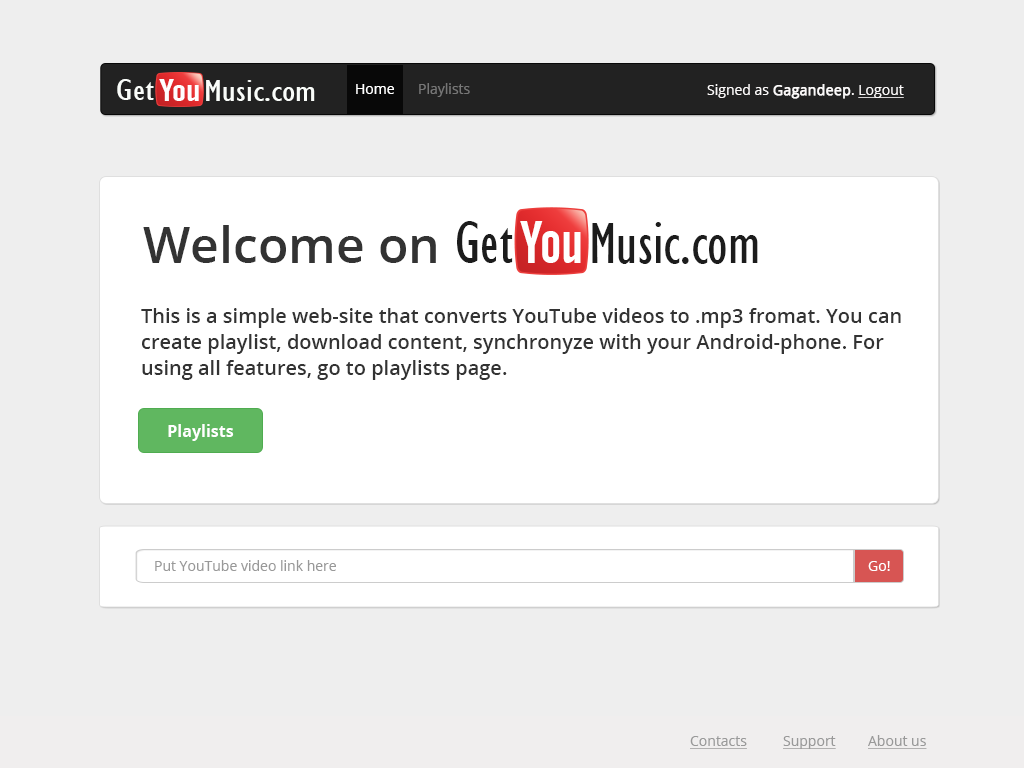
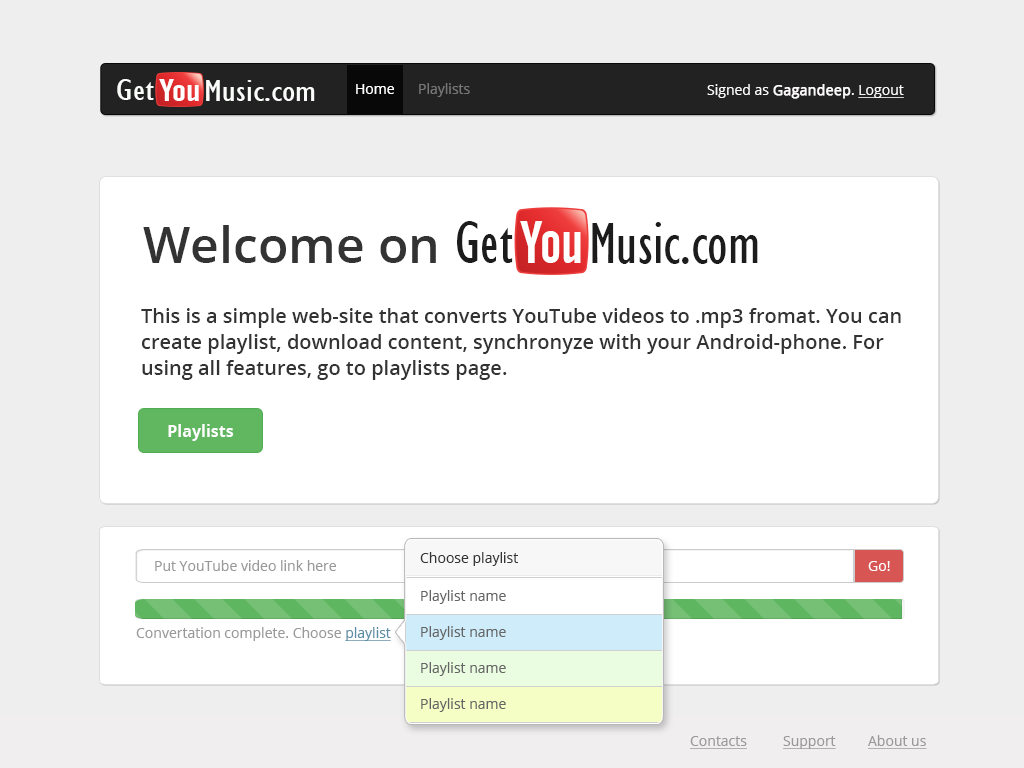
Two versions of the same layered image (1024px x 768px). Layer-by-layer changes:
added group "Bar 2" with 19 layers in group "Input-goup" over <box>135,538,905,725</box>
added group "Popover right" with 15 layers in group "Bar 2" over <box>395,538,664,725</box>
added group "Playlist" with 1 layers in group "Popover right" over <box>421,590,506,604</box>
added layer "Playlist name" (1st of 4, in "Input-goup" › "Bar 2" › "Popover right" › "Playlist") in group "Playlist" over <box>421,590,506,604</box>
added group "Playlist copy" with 1 layers in group "Popover right" over <box>421,626,506,640</box>
added layer "Playlist name" (2nd of 4, in "Input-goup" › "Bar 2" › "Popover right" › "Playlist copy") in group "Playlist copy" over <box>421,626,506,640</box>
added group "Playlist copy 2" with 1 layers in group "Popover right" over <box>421,662,506,676</box>
added layer "Choose playlist" in group "Popover right" over <box>420,552,518,566</box>
added layer "header" in group "Popover right" over <box>404,539,664,575</box>
added layer "playlist 1" in group "Popover right" over <box>406,582,662,614</box>
added layer "playlist 2" in group "Popover right" over <box>406,614,662,650</box>
added layer "playlist 3" in group "Popover right" over <box>406,650,662,686</box>
added layer "playlist 4" in group "Popover right" over <box>406,686,662,722</box>
added layer "Base" (2nd of 2, in "Input-goup" › "Bar 2" › "Popover right") in group "Popover right" over <box>395,538,664,725</box>
added layer "Load" in group "Bar 2" over <box>135,599,902,619</box>
added layer "Bar" (2nd of 2, in "Input-goup" › "Bar 2") in group "Bar 2" over <box>135,599,905,619</box>
added layer "Convertation complete. Choose playlist" in group "Bar 2" over <box>136,627,391,641</box>
renamed "Box fro input" to "Box", painted on it over <box>100,526,938,684</box>
moved "Futter" above "Background" over <box>402,716,673,735</box>
…and 3 more changes (3 added)
